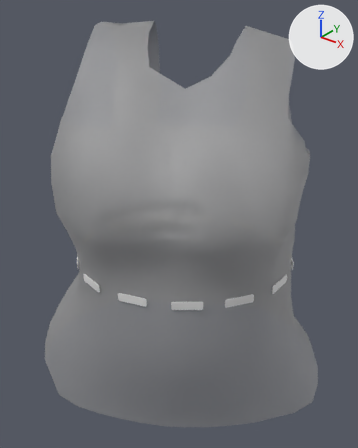
Renders of the FBX model Assets/_GameFolder/Models/NewClothes/Sweater/NewSweaterReferance.fbx from each side of a commit.
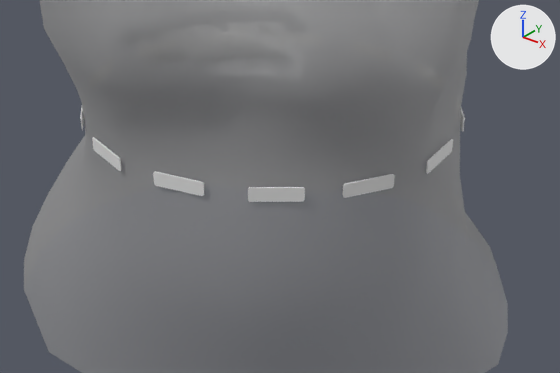
There are two pictures of each version: one whole from a camera (50 mm lens) standing at (0.0787, -0.0976, 0.1783) and looking at (-0.0001, 0.0009, 0.1173), one close up on the part from 9% to 97% of the width and 44% to 91% of the height. Lighting does not change. The marker at upper right points along +X, +Y and +Z. Where no turn or scale is listed for an object, it has been applied to the vertices. Vertices at the same position are counted once.

In view in the first close-up: 'Plane.048', 'Sweater'.
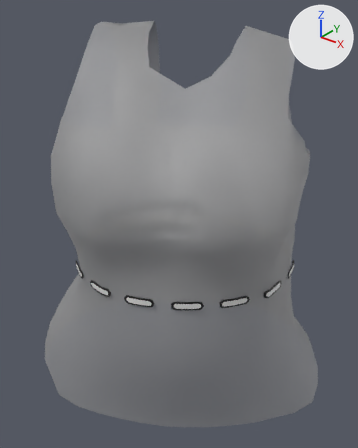
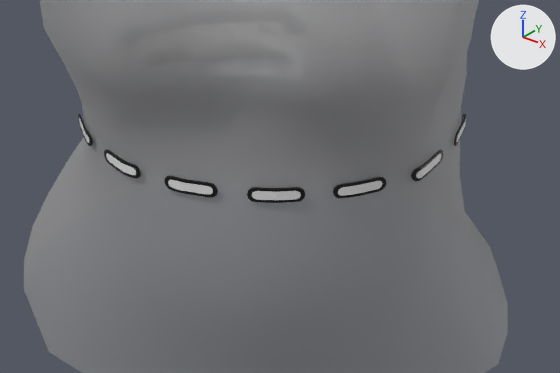
The edits, one by one:
Material 'Outline.005' (mat_outline_005) is new.
Its base color is (0.0, 0.0, 0.0) (black #000000).
me_plane_049 is used by ob_plane_048; location (0.0, 0.0, 0.0).
me_plane_049 had 416 vertices, 234 faces and spanned x -0.0234..0.0337, y -0.0308..0.0223, z 0.1103..0.1132.
me_plane_049 now has 1320 vertices, 1170 faces and spans x -0.0234..0.0337, y -0.031..0.0225, z 0.1103..0.1132.
me_plane_049 part 1: the loose piece of 32 vertices spanning x 0.0186..0.0244, y -0.0254..-0.0206, z 0.111..0.1132 is rebuilt with 88 vertices and now spans x 0.0186..0.0245, y -0.0255..-0.0206, z 0.111..0.1132.
me_plane_049 part 2: the loose piece of 32 vertices spanning x 0.0065..0.0135, y -0.0302..-0.0279, z 0.111..0.1132 is rebuilt with 88 vertices and now spans x 0.0081..0.0152, y -0.0299..-0.0271, z 0.111..0.1132.
me_plane_049 part 3: the loose piece of 32 vertices spanning x 0.0277..0.0317, y -0.017..-0.0107, z 0.1109..0.1131 is rebuilt with 88 vertices and now spans x 0.0268..0.0312, y -0.018..-0.0117, z 0.1109..0.1131.
me_plane_049 part 4: a new loose piece of 88 vertices spanning x -0.0032..0.0043, y -0.031..-0.03, z 0.1109..0.1131.
me_plane_049 part 5: a new loose piece of 88 vertices spanning x -0.0137..-0.0069, y -0.0292..-0.0256, z 0.1108..0.113.
me_plane_049 part 6: a new loose piece of 88 vertices spanning x 0.0328..0.0337, y -0.0083..-0.0009, z 0.1109..0.1131.
me_plane_049 part 7: 1 vertex moved within x 0.0174, y 0.0211, z 0.1105; 123 vertices removed from x 0.0039..0.0337, y -0.0053..0.0223, z 0.1103..0.113; 171 vertices added at x 0.0123..0.0335, y 0.003..0.0222, z 0.1104..0.113.
me_plane_049 part 8: 94 vertices removed from x -0.0234..0.0007, y -0.0308..-0.0101, z 0.1105..0.113; 86 vertices added at x -0.0212..-0.0161, y -0.0228..-0.0169, z 0.1107..0.1129.
me_plane_049 now uses material mat_outline_005 (black #000000).

Pixel boxes [x1, y1, x2, y2] of what changed, in the close-ups (560 x 373 px; the box of a moved part takes in the faces that stretch with it):
'Plane.048', reshaped (6% shorter): before [80, 107, 465, 202]; after [78, 114, 466, 203]
part 1 of me_plane_049, rebuilt (6% taller): before [248, 187, 305, 202]; after [247, 187, 305, 203]
part 2 of me_plane_049, rebuilt (15% shorter): before [153, 171, 204, 196]; after [164, 176, 218, 197]
part 3 of me_plane_049, rebuilt (12% shorter): before [343, 174, 395, 198]; after [333, 177, 386, 198]
part 4 of me_plane_049, added: after [104, 149, 141, 179]
part 5 of me_plane_049, added: after [78, 114, 93, 146]
part 6 of me_plane_049, added: after [411, 150, 443, 181]
part 7 of me_plane_049, moved or reshaped: before [426, 108, 465, 174]; after [454, 114, 466, 146]
part 8 of me_plane_049, moved or reshaped (not visible afterwards): before [80, 107, 121, 171]
